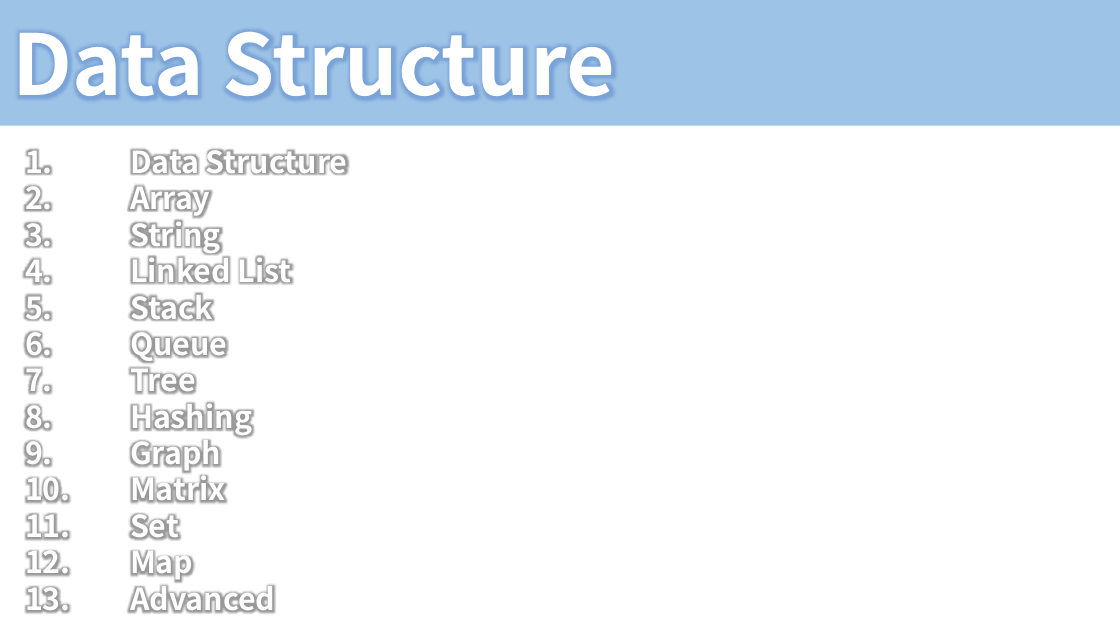
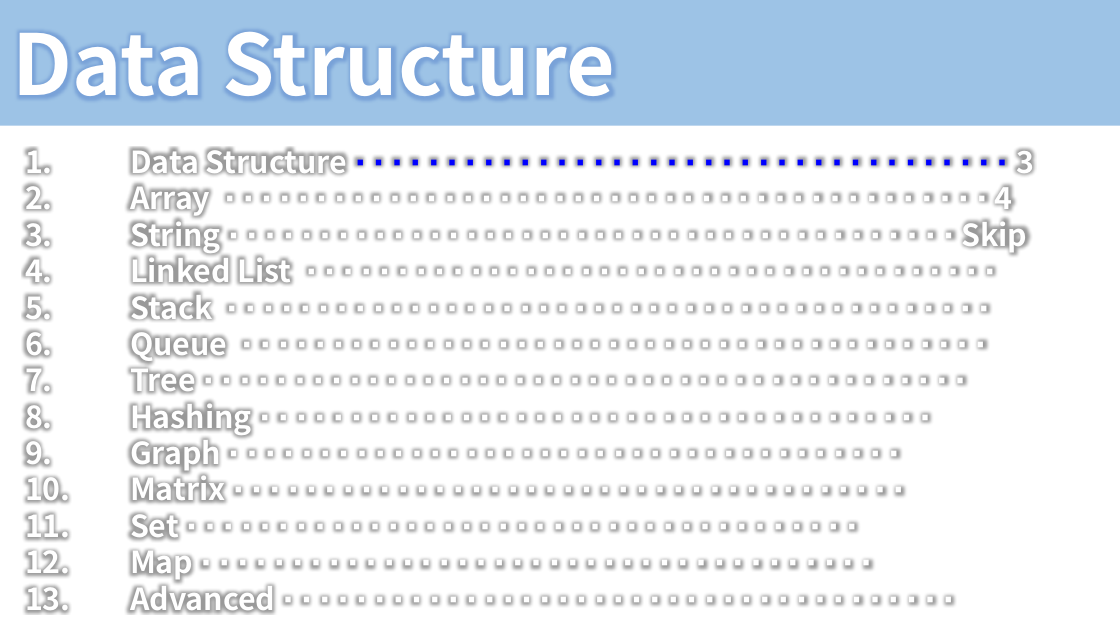
Before and after one commit to seonghokim/Study, a slide deck: slide 2 of Algorithm in c.pptx. Drawn at 1120x630 pixels with LibreOffice and Linux fonts; fonts in the diff are those of the drawing. Boxes give left, top, right and bottom in pixels: in the first picture for what was removed or moved away, otherwise in the second. Text is boxed around its words. In the diff, an @@ line names an element or a change of style, - is before the commit and + after.

```diff
--- a/Algorithm in c.pptx
+++ b/Algorithm in c.pptx
@@ text at bbox=[130, 147, 1034, 613]: text changed @@
-1. Data Structure
-2. Array
-3. String
-4. Linked List
-5. Stack
-6. Queue
-7. Tree
-8. Hashing
-9. Graph
-10. Matrix
-11. Set
-12. Map
-13. Advanced
+1. Data Structure ∙ ∙ ∙ ∙ ∙ ∙ ∙ ∙ ∙ ∙ ∙ ∙ ∙ ∙ ∙ ∙ ∙ ∙ ∙ ∙ ∙ ∙ ∙ ∙ ∙ ∙ ∙ ∙ ∙ ∙ ∙ ∙ ∙ ∙ ∙ ∙ 3
+2. Array ∙ ∙ ∙ ∙ ∙ ∙ ∙ ∙ ∙ ∙ ∙ ∙ ∙ ∙ ∙ ∙ ∙ ∙ ∙ ∙ ∙ ∙ ∙ ∙ ∙ ∙ ∙ ∙ ∙ ∙ ∙ ∙ ∙ ∙ ∙ ∙ ∙ ∙ ∙ ∙ ∙ ∙ 4
+3. String ∙ ∙ ∙ ∙ ∙ ∙ ∙ ∙ ∙ ∙ ∙ ∙ ∙ ∙ ∙ ∙ ∙ ∙ ∙ ∙ ∙ ∙ ∙ ∙ ∙ ∙ ∙ ∙ ∙ ∙ ∙ ∙ ∙ ∙ ∙ ∙ ∙ ∙ ∙ ∙ Skip
+4. Linked List ∙ ∙ ∙ ∙ ∙ ∙ ∙ ∙ ∙ ∙ ∙ ∙ ∙ ∙ ∙ ∙ ∙ ∙ ∙ ∙ ∙ ∙ ∙ ∙ ∙ ∙ ∙ ∙ ∙ ∙ ∙ ∙ ∙ ∙ ∙ ∙ ∙ ∙
+5. Stack ∙ ∙ ∙ ∙ ∙ ∙ ∙ ∙ ∙ ∙ ∙ ∙ ∙ ∙ ∙ ∙ ∙ ∙ ∙ ∙ ∙ ∙ ∙ ∙ ∙ ∙ ∙ ∙ ∙ ∙ ∙ ∙ ∙ ∙ ∙ ∙ ∙ ∙ ∙ ∙ ∙ ∙
+6. Queue ∙ ∙ ∙ ∙ ∙ ∙ ∙ ∙ ∙ ∙ ∙ ∙ ∙ ∙ ∙ ∙ ∙ ∙ ∙ ∙ ∙ ∙ ∙ ∙ ∙ ∙ ∙ ∙ ∙ ∙ ∙ ∙ ∙ ∙ ∙ ∙ ∙ ∙ ∙ ∙ ∙
+7. Tree ∙ ∙ ∙ ∙ ∙ ∙ ∙ ∙ ∙ ∙ ∙ ∙ ∙ ∙ ∙ ∙ ∙ ∙ ∙ ∙ ∙ ∙ ∙ ∙ ∙ ∙ ∙ ∙ ∙ ∙ ∙ ∙ ∙ ∙ ∙ ∙ ∙ ∙ ∙ ∙ ∙ ∙
+8. Hashing ∙ ∙ ∙ ∙ ∙ ∙ ∙ ∙ ∙ ∙ ∙ ∙ ∙ ∙ ∙ ∙ ∙ ∙ ∙ ∙ ∙ ∙ ∙ ∙ ∙ ∙ ∙ ∙ ∙ ∙ ∙ ∙ ∙ ∙ ∙ ∙ ∙
+9. Graph ∙ ∙ ∙ ∙ ∙ ∙ ∙ ∙ ∙ ∙ ∙ ∙ ∙ ∙ ∙ ∙ ∙ ∙ ∙ ∙ ∙ ∙ ∙ ∙ ∙ ∙ ∙ ∙ ∙ ∙ ∙ ∙ ∙ ∙ ∙ ∙ ∙
+10. Matrix ∙ ∙ ∙ ∙ ∙ ∙ ∙ ∙ ∙ ∙ ∙ ∙ ∙ ∙ ∙ ∙ ∙ ∙ ∙ ∙ ∙ ∙ ∙ ∙ ∙ ∙ ∙ ∙ ∙ ∙ ∙ ∙ ∙ ∙ ∙ ∙ ∙
+11. Set ∙ ∙ ∙ ∙ ∙ ∙ ∙ ∙ ∙ ∙ ∙ ∙ ∙ ∙ ∙ ∙ ∙ ∙ ∙ ∙ ∙ ∙ ∙ ∙ ∙ ∙ ∙ ∙ ∙ ∙ ∙ ∙ ∙ ∙ ∙ ∙ ∙
+12. Map ∙ ∙ ∙ ∙ ∙ ∙ ∙ ∙ ∙ ∙ ∙ ∙ ∙ ∙ ∙ ∙ ∙ ∙ ∙ ∙ ∙ ∙ ∙ ∙ ∙ ∙ ∙ ∙ ∙ ∙ ∙ ∙ ∙ ∙ ∙ ∙ ∙
+13. Advanced ∙ ∙ ∙ ∙ ∙ ∙ ∙ ∙ ∙ ∙ ∙ ∙ ∙ ∙ ∙ ∙ ∙ ∙ ∙ ∙ ∙ ∙ ∙ ∙ ∙ ∙ ∙ ∙ ∙ ∙ ∙ ∙ ∙ ∙ ∙ ∙ ∙
```
Also in this commit, not shown: 1 other slide changed, 1 slide added, 1 other file.
